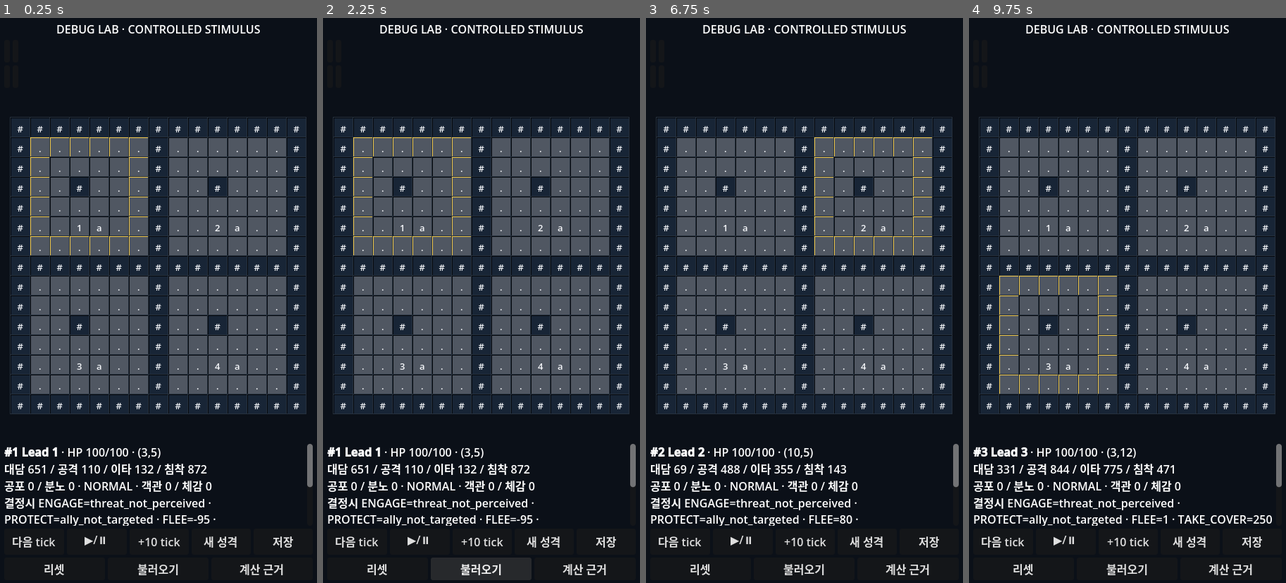
Above: before the commit, frames 1-4 (left to right).
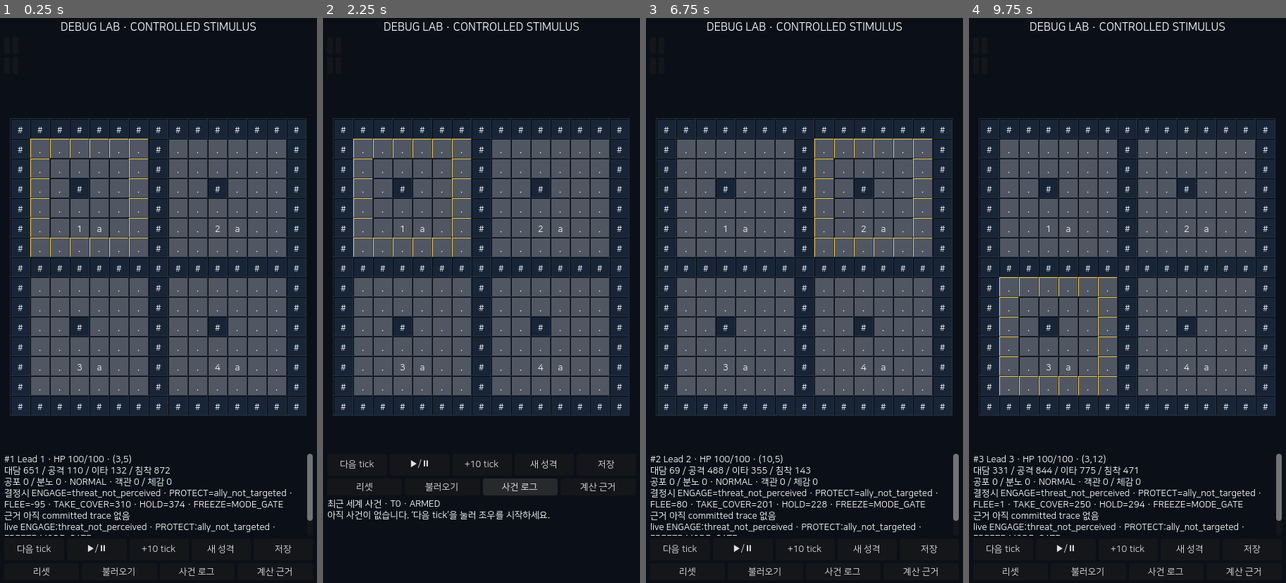
Above: after the commit, the same moments.

Repository: jinha1226/PROJ_S
Game: Godot game, scene res://playtest/playtest_sandbox.tscn
Two runs of this game, one before a commit and one after it. Both use one fixed random seed, a clock stepped at 60 frames per second and the inputs below.
Inputs (mouse positions are in pixels of both pictures, inside the frame that each line leads up to):
- Up to frame 1 (0.25 s): no input
- Up to frame 2 (2.25 s): click "계산 근거" at 0.5 s; click "계산 근거" at 1.25 s; click (519, 571) at 2 s, where only the run after the commit has a clickable "사건 로그"
- Up to frame 3 (6.75 s): click (842, 486) at 2.75 s, where only the run after the commit has a clickable "사건 로그"; click "#1 NORMAL · F0 · NONE · 공격/침착" at 3.5 s; click "#1 NORMAL · F0 · NONE · 공격/침착" at 4.25 s; click "#1 NORMAL · F0 · NONE · 공격/침착" at 5 s; click "#1 NORMAL · F0 · NONE · 공격/침착" at 5.75 s; click "#2 NORMAL · F0 · NONE · 대담/침착" at 6.5 s
- Up to frame 4 (9.75 s): click "#2 NORMAL · F0 · NONE · 대담/침착" at 7.25 s; click "#2 NORMAL · F0 · NONE · 대담/침착" at 8 s; click "#2 NORMAL · F0 · NONE · 대담/침착" at 8.75 s; click "#3 NORMAL · F0 · NONE · 공격/이타" at 9.5 s

The runs differ from the first frame. In frame 1, 13% of the frame differs, in the area x 1-99%, y 0-99%; in frame 2, 13%, in the area x 1-99%, y 0-100%; in frame 3, 13%; in frame 4, 13%.

Commit message:
Fix Korean web font and add event log

Diff:
--- a/playtest/playtest_sandbox.gd
+++ b/playtest/playtest_sandbox.gd
@@ -3,15 +3,18 @@
 
 const SessionScript = preload("res://playtest/playtest_session.gd")
 const GridScript = preload("res://playtest/playtest_grid_view.gd")
+const KoreanUIFont: FontFile = preload("res://assets/fonts/NanumSquareR.ttf")
 
 var session
 var grid
 var summaries: GridContainer
 var inspector: RichTextLabel
+var event_log: RichTextLabel
 var drawer: RichTextLabel
 var auto_timer: Timer
 var auto_running := false
 var drawer_open := false
+var log_open := false
 
 func _ready() -> void:
 	_build_ui()
@@ -25,6 +28,10 @@
 
 func _build_ui() -> void:
 	if grid != null: return
+	var ui_theme := Theme.new()
+	ui_theme.default_font = KoreanUIFont
+	ui_theme.default_font_size = 13
+	theme = ui_theme
 	set_anchors_and_offsets_preset(Control.PRESET_FULL_RECT)
 	var background := ColorRect.new(); background.color = Color("#0b1018")
 	background.set_anchors_and_offsets_preset(Control.PRESET_FULL_RECT); add_child(background)
@@ -47,7 +54,10 @@
 	var second := HBoxContainer.new(); root.add_child(second)
 	_add_button(second, "리셋", _reset)
 	_add_button(second, "불러오기", _load)
+	_add_button(second, "사건 로그", _toggle_event_log)
 	_add_button(second, "계산 근거", _toggle_drawer)
+	event_log = RichTextLabel.new(); event_log.name = "EventLog"; event_log.visible = false
+	event_log.custom_minimum_size.y = 116; event_log.bbcode_enabled = true; event_log.scroll_active = true; root.add_child(event_log)
 	drawer = RichTextLabel.new(); drawer.name = "CalculationDrawer"; drawer.visible = false
 	drawer.custom_minimum_size.y = 136; drawer.bbcode_enabled = true; drawer.scroll_active = true; root.add_child(drawer)
 	auto_timer = Timer.new(); auto_timer.name = "AutoTimer"; auto_timer.wait_time = 0.4; auto_timer.timeout.connect(func():
@@ -74,9 +84,23 @@
 		summaries.add_child(button)
 	var detail: Dictionary = session.inspect_reaction(session.selected_lead_id)
 	inspector.text = _inspector_text(detail)
+	event_log.text = _event_log_text(session.recent_event_log(24))
 	drawer.text = _drawer_text(detail)
 	grid.selected_trial_slot = int(detail.get("identity", {}).get("trial_slot", -1))
 	grid.queue_redraw()
+
+func _event_log_text(rows: Array[Dictionary]) -> String:
+	var status: Dictionary = session.lab_status() if session != null else {}
+	var lines: Array[String] = ["[b]최근 세계 사건[/b] · T%s · %s" % [
+		str(status.get("world_time", 0)), str(status.get("phase", "?"))]]
+	if rows.is_empty():
+		lines.append("아직 사건이 없습니다. ‘다음 tick’을 눌러 조우를 시작하세요.")
+		return "\n".join(lines)
+	for index in range(rows.size() - 1, -1, -1):
+		var row: Dictionary = rows[index]
+		lines.append("[color=#8fa3b8]T%04d · #%s[/color] %s" % [
+			int(row.world_time), str(row.event_id), str(row.message)])
+	return "\n".join(lines)
 
 func _inspector_text(detail: Dictionary) -> String:
 	if detail.is_empty(): return "lead를 선택하세요"
@@ -190,8 +214,15 @@
 	_pause_auto(); session.save_slot(); _refresh()
 func _load() -> void:
 	_pause_auto(); session.load_slot(); _refresh()
+func _toggle_event_log() -> void:
+	if drawer_open: return
+	log_open = not log_open
+	event_log.visible = log_open
+	inspector.visible = not log_open
 func _toggle_drawer() -> void:
-	_pause_auto(); drawer_open = not drawer_open; drawer.visible = drawer_open; inspector.visible = not drawer_open
+	_pause_auto(); drawer_open = not drawer_open; drawer.visible = drawer_open
+	event_log.visible = log_open and not drawer_open
+	inspector.visible = not log_open and not drawer_open
 func _on_grid_pressed(position: Vector2i) -> void:
 	var observation: Dictionary = session.observe_lab()
 	for cell in observation.cells:
--- a/playtest/playtest_session.gd
+++ b/playtest/playtest_session.gd
@@ -73,12 +73,69 @@
 	for event in sim.world.events.slice(start): rows.append(event.to_dict())
 	return rows.duplicate(true)
 
+func recent_event_log(limit: int = 24) -> Array[Dictionary]:
+	var rows: Array[Dictionary] = []
+	if sim == null or limit <= 0: return rows
+	var start := maxi(0, sim.world.events.size() - limit)
+	for event in sim.world.events.slice(start):
+		rows.append({
+			"event_id": event.id,
+			"world_time": event.world_time,
+			"type": event.type,
+			"actor_id": event.actor_id,
+			"target_id": event.target_id,
+			"cause_id": event.cause_id,
+			"message": _event_log_message(event),
+		})
+	return rows.duplicate(true)
+
 func last_result_summary() -> Dictionary:
 	if _last_result == null: return {"available": false}
 	return {"available": true, "accepted": _last_result.accepted, "reason": _last_result.reason,
 		"start_time": _last_result.start_time, "end_time": _last_result.end_time,
 		"time_cost": _last_result.time_cost, "timeline": _last_result.timeline.duplicate(true),
-		"events": recent_events()}
+		"events": recent_events(), "event_log": recent_event_log()}
+
+func _event_log_message(event) -> String:
+	var actor_name := _event_entity_name(event.actor_id)
+	var target_name := _event_entity_name(event.target_id)
+	match str(event.type):
+		"encounter.threat_appeared":
+			return "%s 출현 · %s 앞" % [actor_name, target_name]
+		"perception.threat_noticed":
+			return "%s이(가) %s 발견" % [actor_name, target_name]
+		"ai.mental_mode_changed":
+			return "%s 심리 전환 · %s → %s" % [actor_name,
+				str(event.data.get("from_mode", "?")), str(event.data.get("to_mode", "?"))]
+		"ai.decision_selected":
+			return "%s 반응 선택 · %s" % [actor_name,
+				_reaction_log_label(str(event.data.get("reaction_id", "?")))]
+		"action.move":
+			return "%s 이동 → (%d,%d)" % [actor_name, event.position.x, event.position.y]
+		"action.melee_attack":
+			return "%s이(가) %s 공격" % [actor_name, target_name]
+		"action.hold":
+			return "%s 대기·방어" % actor_name
+		"action.freeze":
+			return "%s 공포로 얼어붙음" % actor_name
+		"encounter.actor_escaped":
+			return "%s 전투 이탈" % actor_name
+		"combat.physical_damage":
+			return "%s 피해 -%d" % [target_name, int(event.magnitude)]
+		"entity.died":
+			return "%s 사망" % target_name
+		_:
+			return "%s · %s → %s" % [str(event.type), actor_name, target_name]
+
+func _event_entity_name(entity_id: int) -> String:
+	if entity_id <= 0: return "-"
+	if sim != null and sim.world.entities.has(entity_id):
+		return str(sim.world.entities[entity_id].display_name)
+	return "#%d" % entity_id
+
+func _reaction_log_label(reaction_id: String) -> String:
+	return str({"ENGAGE": "교전", "PROTECT": "보호", "FLEE": "후퇴", "TAKE_COVER": "엄폐",
+		"HOLD": "대기", "FREEZE": "얼어붙기"}.get(reaction_id, reaction_id))
 
 func observe_lab() -> Dictionary:
 	if sim == null: return {}
--- a/tests/test_playtest_session.gd
+++ b/tests/test_playtest_session.gd
@@ -36,6 +36,11 @@
 	inspect.candidates.clear(); inspect.personality.facet_rows[0].base_value = 999
 	var events: Array[Dictionary] = session.recent_events(20)
 	if not events.is_empty(): events[0].type = "tampered"
+	var event_log: Array[Dictionary] = session.recent_event_log(20)
+	check(not event_log.is_empty(), "presentation event log available")
+	check(event_log.any(func(row: Dictionary): return str(row.message).contains("발견") \
+			or str(row.message).contains("반응 선택")), "event log has readable Korean messages")
+	if not event_log.is_empty(): event_log[0].message = "tampered"
 	check_eq(session.snapshot_json(), before, "inspector and events detached")
 	return finish()
 
--- a/tests/test_playtest_ui.gd
+++ b/tests/test_playtest_ui.gd
@@ -7,9 +7,29 @@
 	var sandbox = Scene.instantiate()
 	sandbox.initialize_for_headless_test(Session.new(7, 77))
 	check(sandbox is Control, "main root control")
+	check(sandbox.get_theme_default_font().has_char("한".unicode_at(0)), "root theme embeds Hangul font")
+	check(sandbox.grid.get_theme_default_font().has_char("글".unicode_at(0)), "grid inherits Hangul font")
 	check_eq(sandbox.grid.visible_cell_count(), 225, "15x15 detached grid")
 	check_eq(sandbox.summaries.get_child_count(), 4, "four lead summary buttons")
 	check(sandbox.inspector.text.contains("객관"), "reaction inspector populated")
+	check(sandbox.event_log.text.contains("아직 사건이 없습니다"), "empty event log guidance")
+	sandbox.free()
+	return finish()
+
+func test_world_event_log_updates_without_blocking_progress() -> bool:
+	var sandbox = Scene.instantiate()
+	var session = Session.new(7, 770)
+	sandbox.initialize_for_headless_test(session)
+	sandbox._toggle_event_log()
+	check(sandbox.event_log.visible and not sandbox.inspector.visible, "event log replaces inspector")
+	var before: int = session.lab_status().world_time
+	sandbox._advance(1)
+	check(session.lab_status().world_time > before, "event log allows live progress")
+	check(sandbox.event_log.text.contains("최근 세계 사건"), "event log header")
+	check(sandbox.event_log.text.contains("위협") or sandbox.event_log.text.contains("반응 선택"),
+		"readable world events rendered")
+	sandbox._toggle_event_log()
+	check(not sandbox.event_log.visible and sandbox.inspector.visible, "inspector restored")
 	sandbox.free()
 	return finish()
 
--- a/tests/ui_layout_smoke.gd
+++ b/tests/ui_layout_smoke.gd
@@ -19,6 +19,13 @@
 		await process_frame
 		await process_frame
 		_check_layout(sandbox, viewport_size, "closed")
+		sandbox._toggle_event_log()
+		await process_frame
+		_check_layout(sandbox, viewport_size, "event-log")
+		var log_time: int = sandbox.session.lab_status().world_time
+		sandbox._advance(1)
+		if sandbox.session.lab_status().world_time <= log_time:
+			failures.append("%s event log blocked progress" % viewport_size)
 		sandbox._toggle_drawer()
 		await process_frame
 		_check_layout(sandbox, viewport_size, "drawer")
